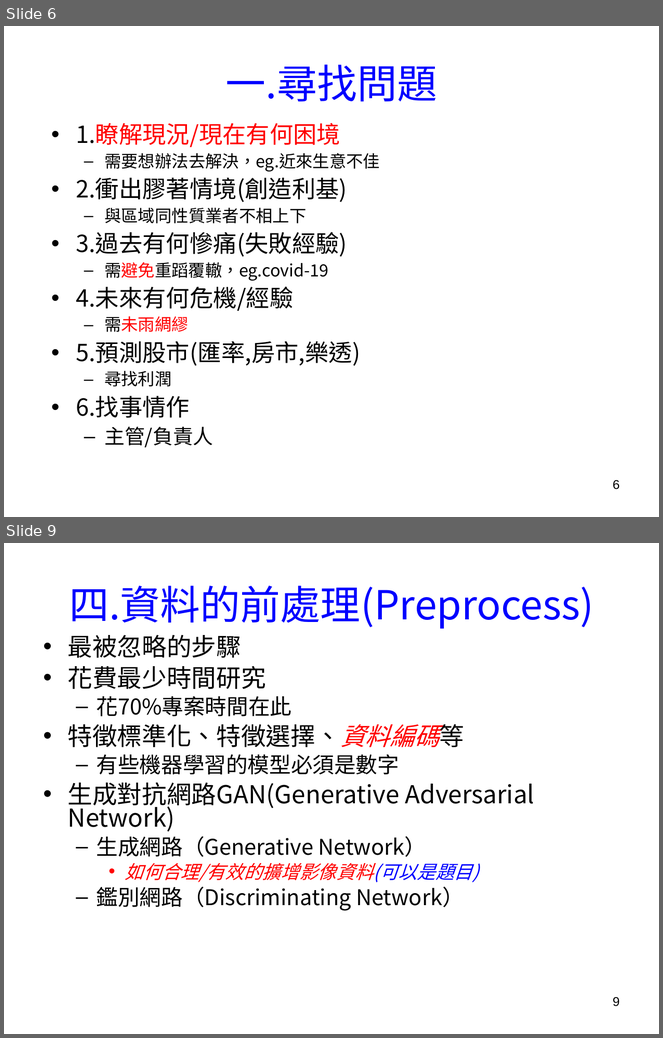
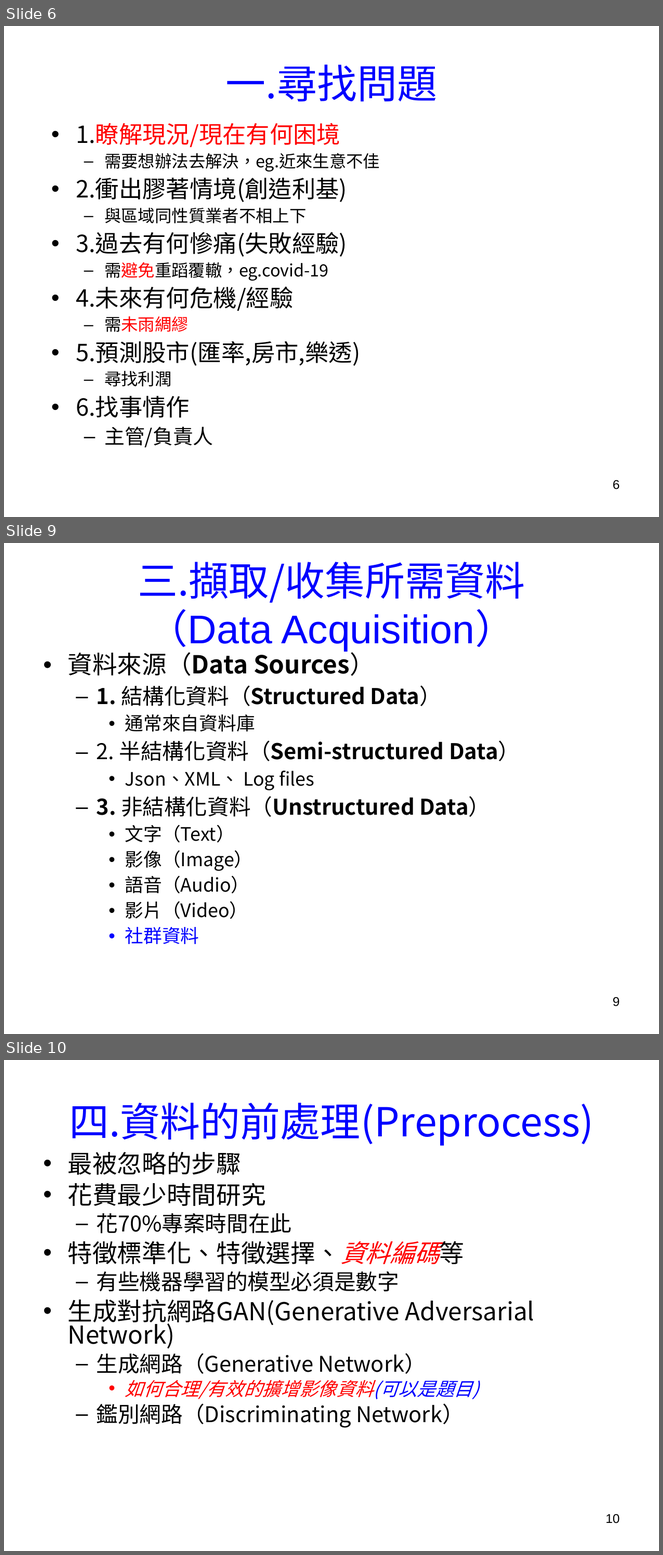
Before and after one commit to chih-chengwu/Chinese_Big_Data_Analysis_for_intelligence_medical_MD, a slide deck: 1.第一週Overview_智慧醫療大數據_BigDataForIntelligence_Medicine.ppt. Shown one above the other, each under a label of ours: slides 6 and 9 before the commit, slides 6, 9 and 10 after it; the slides between them are not shown. The pictures are 663x1038 and 663x1555 pixels, drawn with LibreOffice and Linux fonts; fonts in the diff are those of the drawing; background and template pictures are left out. Boxes give left, top, right and bottom in pixels: in the first picture for what was removed or moved away, otherwise in the second. Text is boxed around its words. In the diff, an @@ line names an element or a change of style, - is before the commit and + after.

```diff
--- a/1.第一週Overview_智慧醫療大數據_BigDataForIntelligence_Medicine.ppt
+++ b/1.第一週Overview_智慧醫療大數據_BigDataForIntelligence_Medicine.ppt
@@ slide 9 added at (4, 543, 659, 1034), background picture (left out) @@
@@ title added at (138, 562, 525, 653), 44 pt, text #0000FF @@
+三.擷取/收集所需資料
+（Data Acquisition）
@@ text added at (68, 649, 520, 944), 23.8 pt, text #000000 @@
+• 資料來源（Data Sources）
+  – 1. 結構化資料（Structured Data）
+    • 通常來自資料庫
+  – 2. 半結構化資料（Semi-structured Data）
+    • Json、XML、 Log files
+  – 3. 非結構化資料（Unstructured Data）
+    • 文字（Text）
+    • 影像（Image）
+    • 語音（Audio）
+    • 影片（Video）
+    • 社群資料
@@ page number added at (613, 997, 620, 1007), 14 pt, text #000000 @@
+9
@@ what was slide 9 is now slide 10 @@
@@ page number at (606, 1514, 620, 1524): text changed @@
-9
+10
```
Also in this commit, not shown: 5 slides changed, 6 other files.
